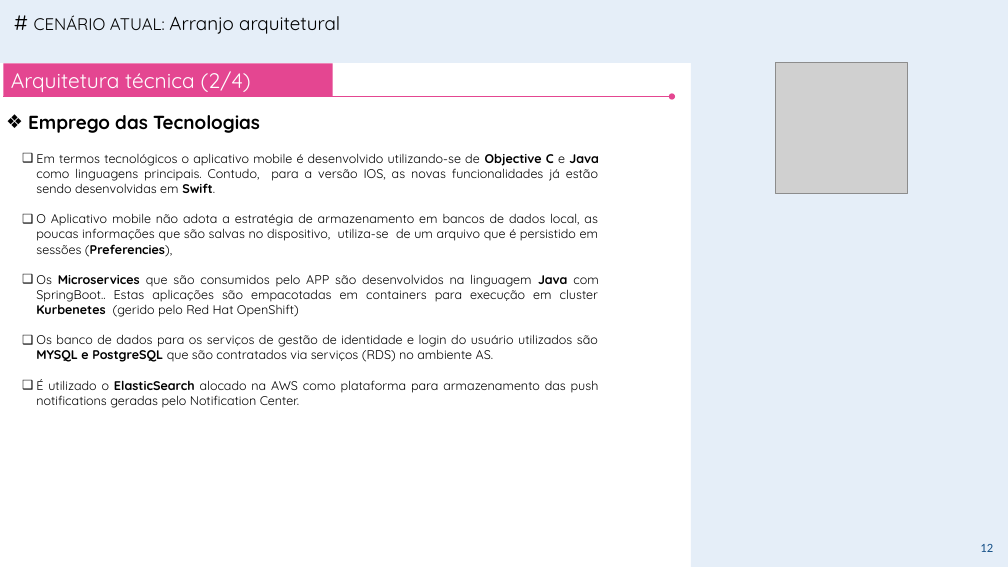
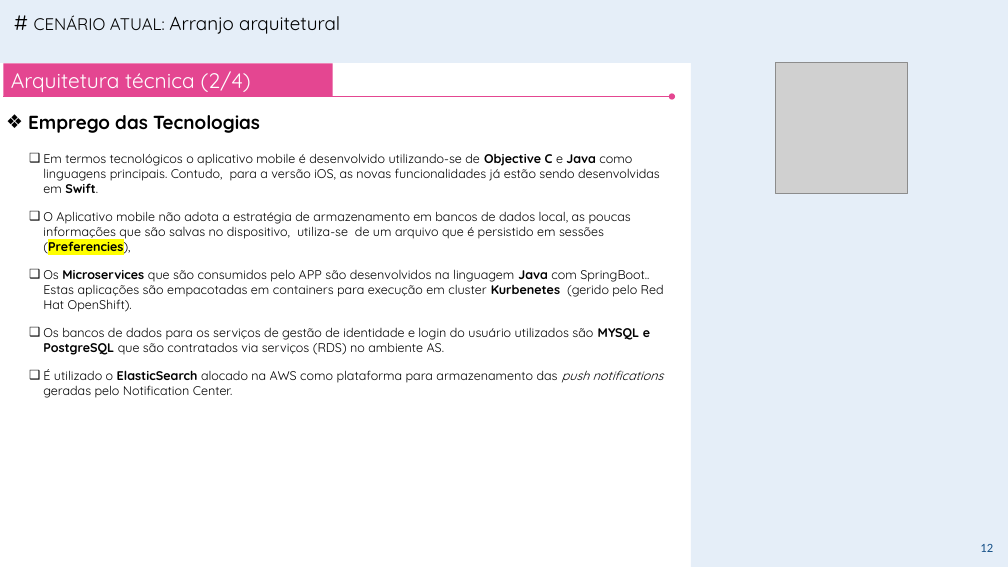
Before and after one commit to andrelcalves/reference_architectures, a slide deck: slide 12 of plataforma mobile/VR - SUPERAPP V1.0.pptx. Drawn at 1008x567 pixels with LibreOffice and Linux fonts; fonts in the diff are those of the drawing; grey boxes stand for pictures; background and template pictures are left out. Boxes give left, top, right and bottom in pixels: in the first picture for what was removed or moved away, otherwise in the second. Text is boxed around its words. In the diff, an @@ line names an element or a change of style, - is before the commit and + after.

Commit message:
arquitetura superapp mobile

```diff
--- a/plataforma mobile/VR - SUPERAPP V1.0.pptx
+++ b/plataforma mobile/VR - SUPERAPP V1.0.pptx
@@ text "Em termos tecnológicos o aplicativo ...": place and size @@
-text "Em termos tecnológicos o aplicativo ..." at [36,153,599,408]
+text "Em termos tecnológicos o aplicativo ..." at [43,153,664,398]
@@ text at [43,153,660,193]: text changed @@
-  ❑ Em termos tecnológicos o aplicativo mobile é desenvolvido utilizando-se de Objective C e Java como linguagens principais. Contudo, para a versão IOS, as novas funcionalidades já estão sendo desenvolvidas em Swift.
+❑ Em termos tecnológicos o aplicativo mobile é desenvolvido utilizando-se de Objective C e Java como linguagens principais. Contudo, para a versão iOS, as novas funcionalidades já estão sendo desenvolvidas em Swift.
@@ text at [43,211,664,398]: highlight none to #FFFF00 in "(Preferencies),"; italic on in "push notifications"; alignment justified to left; list level 2 to 1 in "O Aplicativo mobile não adota ..."; list level 2 to 1 in "É utilizado o ElasticSearch alocado ..." @@
@@ text at [43,269,664,355]: text changed @@
-  ❑ Os Microservices que são consumidos pelo APP são desenvolvidos na linguagem Java com SpringBoot.. Estas aplicações são empacotadas em containers para execução em cluster Kurbenetes (gerido pelo Red Hat OpenShift)
-  ❑ Os banco de dados para os serviços de gestão de identidade e login do usuário utilizados são MYSQL e PostgreSQL que são contratados via serviços (RDS) no ambiente AS.
+❑ Os Microservices que são consumidos pelo APP são desenvolvidos na linguagem Java com SpringBoot.. Estas aplicações são empacotadas em containers para execução em cluster Kurbenetes (gerido pelo Red Hat OpenShift).
+❑ Os bancos de dados para os serviços de gestão de identidade e login do usuário utilizados são MYSQL e PostgreSQL que são contratados via serviços (RDS) no ambiente AS.
```
Also in this commit, not shown: 40 other slides changed, 11 slides added, 2 slides removed, 1 other file.
